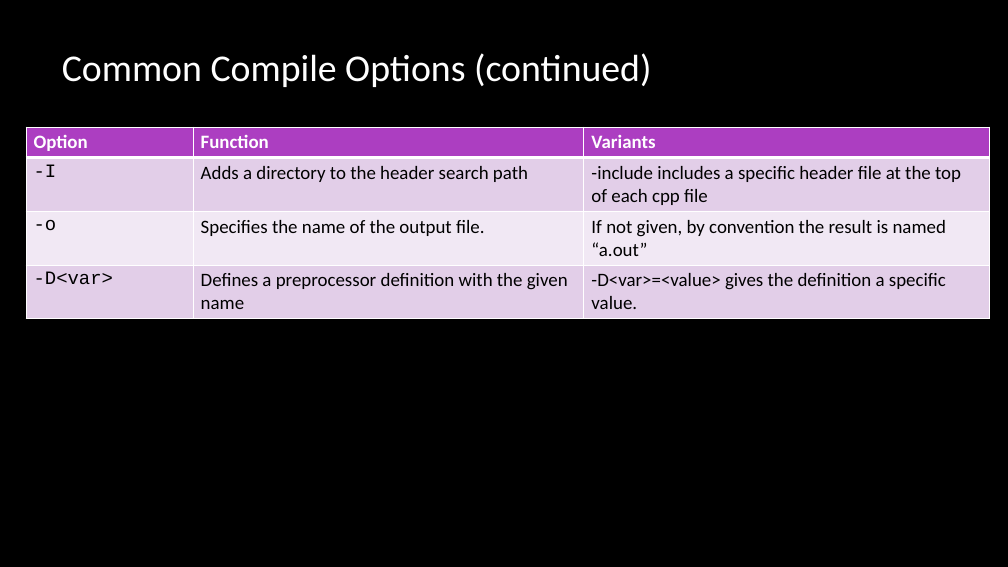
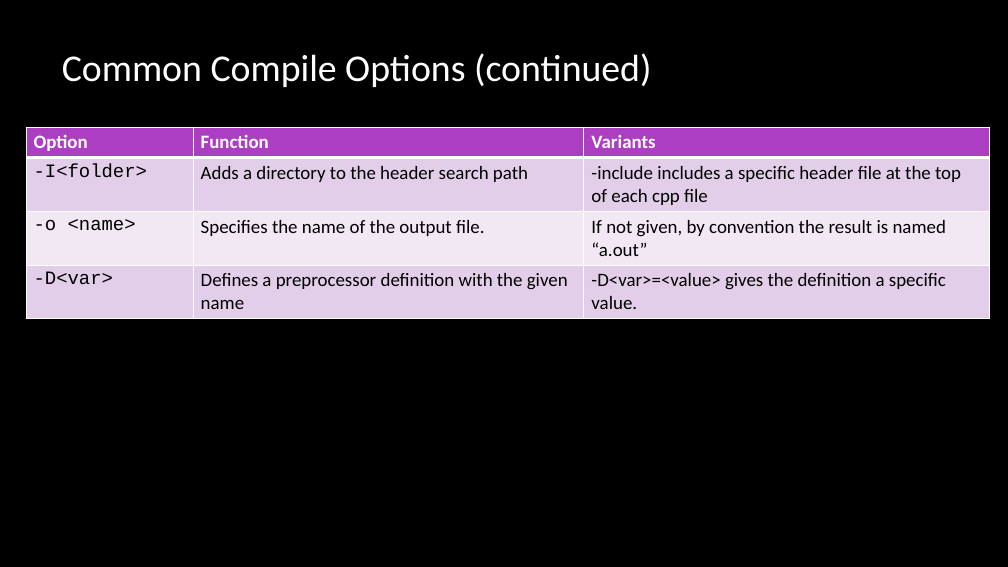
Before and after one commit to multiplemonomials/CMakeTraining, a slide deck: slide 14 of Session 1 - CMake and Building CXX.pptx. Drawn at 1008x567 pixels with LibreOffice and Linux fonts; fonts in the diff are those of the drawing; background and template pictures are left out. Boxes give left, top, right and bottom in pixels: in the first picture for what was removed or moved away, otherwise in the second. Text is boxed around its words. In the diff, an @@ line names an element or a change of style, - is before the commit and + after.

```diff
--- a/Session 1 - CMake and Building CXX.pptx
+++ b/Session 1 - CMake and Building CXX.pptx
@@ table at (26, 127, 989, 316) @@
-row 2, column 1: -I
+row 2, column 1: -I<folder>
-row 3, column 1: -o
+row 3, column 1: -o <name>
```
Also in this commit, not shown: 1 other slide changed, 1 other file.
